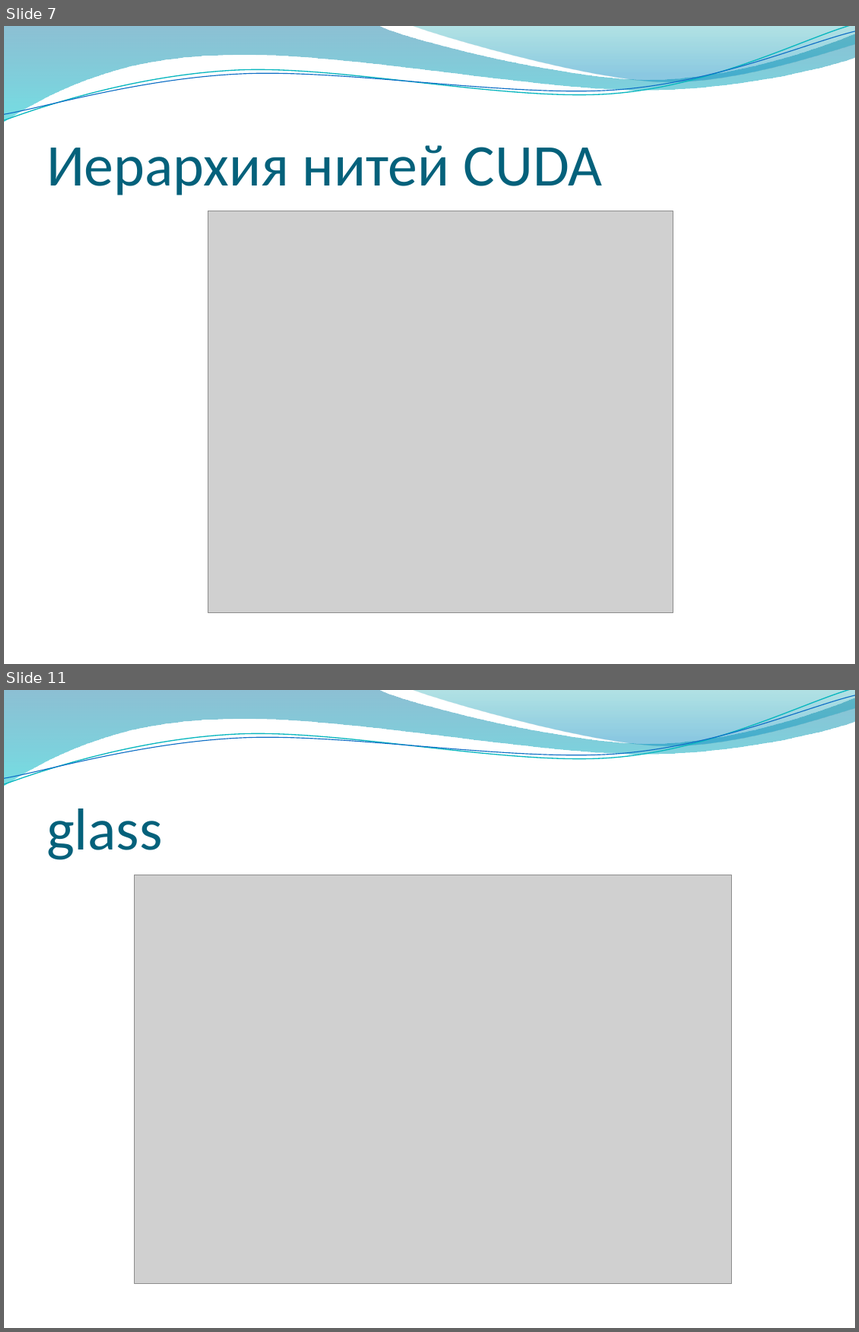
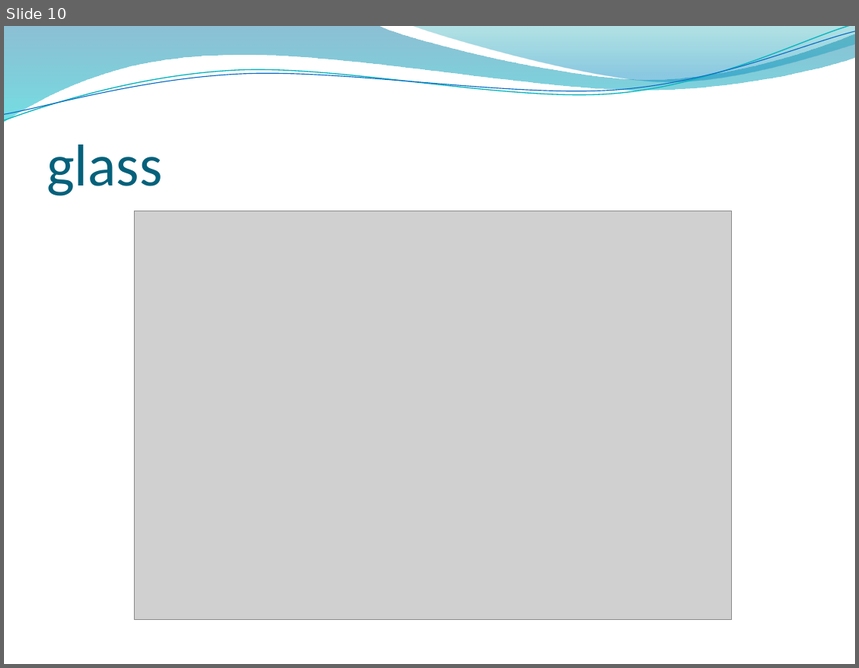
Before and after one commit to djbelyak/Optix-Research, a slide deck: Report/presentation.pptx. Shown one above the other, each under a label of ours: slides 7 and 11 before the commit, slide 10 after it; the slides between them are not shown. The pictures are 859x1332 and 859x668 pixels, drawn with LibreOffice and Linux fonts; fonts in the diff are those of the drawing; grey boxes stand for pictures; background and template pictures are left out. Boxes give left, top, right and bottom in pixels: in the first picture for what was removed or moved away, otherwise in the second. Text is boxed around its words. In the diff, an @@ line names an element or a change of style, - is before the commit and + after.

```diff
--- a/Report/presentation.pptx
+++ b/Report/presentation.pptx
@@ slide 7 removed at [4, 26, 855, 664], background picture (left out); not listed: 4 template elements that a slide beside it also shows @@
@@ title removed at [47, 145, 603, 195] @@
-Иерархия нитей CUDA
@@ picture removed at [208, 211, 673, 613] @@
@@ what was slide 11 is now slide 10 @@
```
Also in this commit, not shown: 9 slides changed, 2 slides added, 1 other slide removed, 1 other file.
